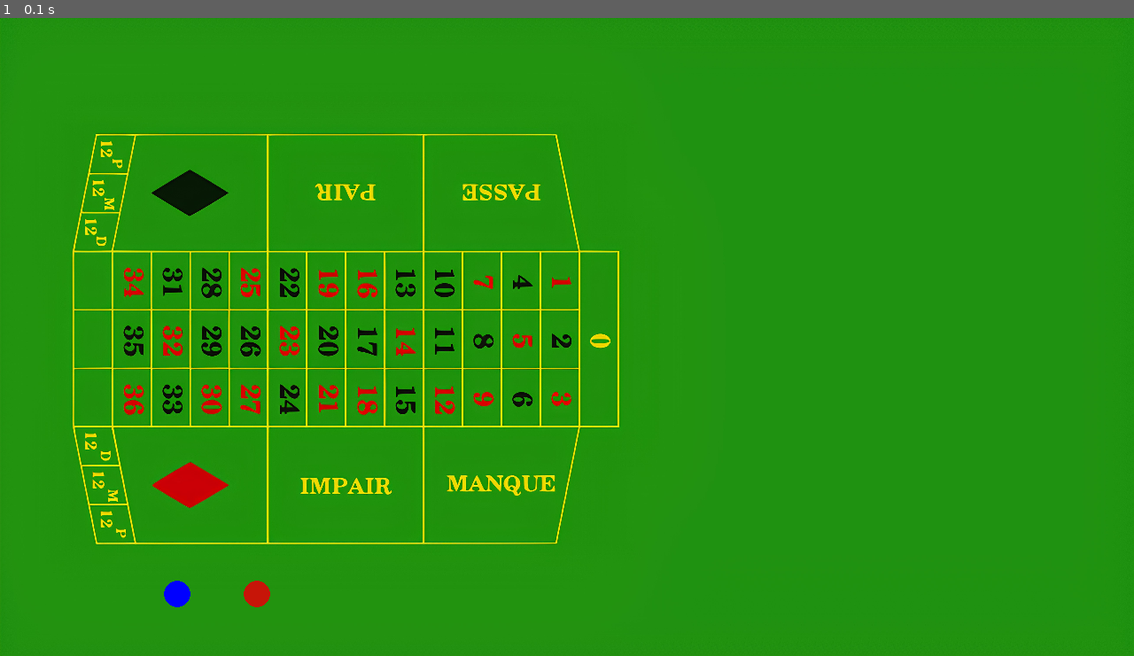
Above: before the commit, frame 1.
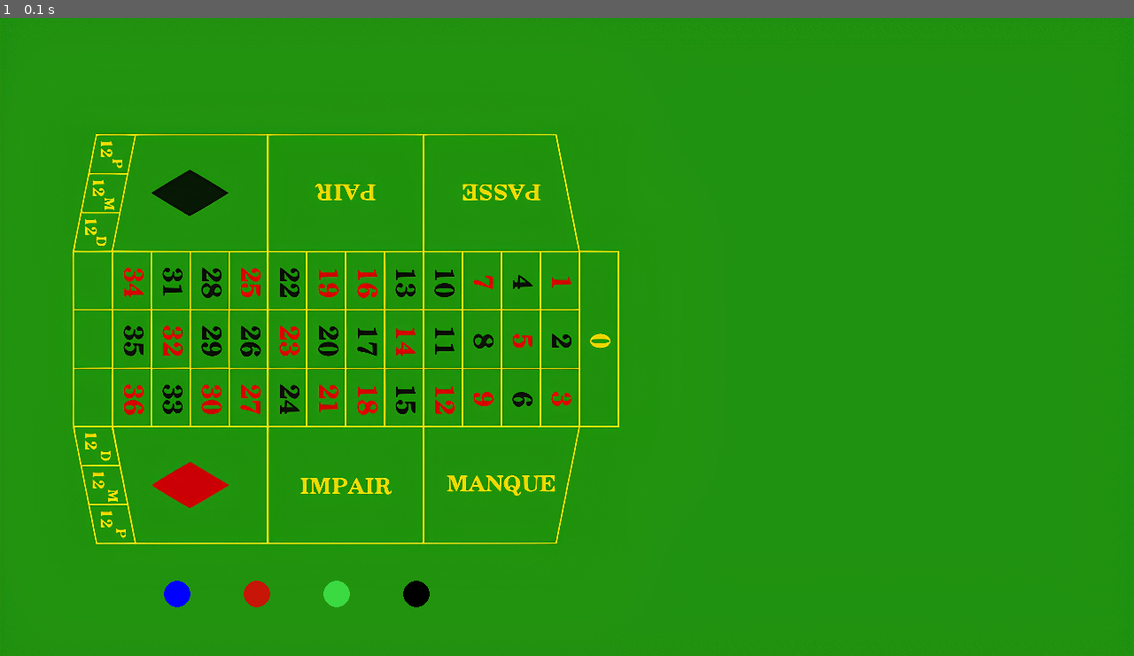
Above: after the commit, the same moment.

Repository: nelledge/roulette
Game: pygame game, started from main_visuel.py
Same seed, same stepped clock (60 frames per second), same inputs: the game is played once before the commit and once after it.
Inputs:
- Up to frame 1 (0.1 s): no input

The runs differ from the first frame. In frame 1, 0.1% of the frame differs, in the area x 28-38%, y 88-93%.

Commit message:
making all the button change berween white and the couor

Diff:
--- a/funktions.py
+++ b/funktions.py
@@ -13,9 +13,26 @@
     label = fonts_outside.render(text, True, WHITE)
     screen.blit(label, (rect.x + 20, rect.y + 10))
 
-def draw_chips(center, radius, colur):
-    pygame.draw.circle(screen, colur, center, radius)
+def draw_chips(entety, radius, sreen_input):
+    center = (entety[0], entety[1])
+    if entety[4] == False:
+        colur = entety[2]
+        pygame.draw.circle(screen, colur, center, radius)
+    else:
+        colur = entety[3]
+        pygame.draw.circle(screen, colur, center, radius)
     # font_chip = pygame.font.SysFont(None, 36)
     # text_surface = fonts_outside_chip.render(button_text, True, WHITE)
     # text_rect = text_surface.get_rect(center=center)
     # screen.blit(text_surface, text_rect)
+
+def distens_to_sircle (entety, mouse_x, mouse_y):
+    distance = ((mouse_x - entety[0]) ** 2 +
+            (mouse_y - entety[1]) ** 2) ** 0.5
+    return distance
+
+def checking_true_fals_chip (entety):
+    if entety[4] == False:
+        return True
+    else:
+        return False
--- a/main_visuel.py
+++ b/main_visuel.py
@@ -23,6 +23,7 @@
 DARK_GREEN = (42, 94, 36)
 DARKGRAY = (120, 120, 120)
 GREEN = (0, 200, 0)
+LIGHT_GREEN = (59, 217, 66)
 BLUE = (0, 0, 255)
 BLACK = (0, 0, 0)
 RED = (199, 21, 8)
@@ -31,9 +32,11 @@
 fonts_outside = pygame.font.SysFont(None, 40)
 
 #Chip Fariablen
-blue_chip_coordinates = (200, 650)
-red_chip_coordinates = (290, 650)
-black_chip_coordinates = (290, 650)
+# x , y , 1 Color , 2 Color , True or False if Clicked
+blue_chip_coordinates_color = [200, 650, BLUE, WHITE, False]
+red_chip_coordinates_color = [290, 650, RED, WHITE, False]
+green_chip_coordinates_color = [380, 650, LIGHT_GREEN, WHITE, False]
+black_chip_coordinates_color = [470, 650, BLACK, WHITE, False]
 
 chip_radius = 15
 # button_text = 'Click Me!'
@@ -52,8 +55,10 @@
         screen.blit(background, (0,0))
 
         #Drawing the objekts
-        draw_chips(red_chip_coordinates, chip_radius, RED)
-        draw_chips(blue_chip_coordinates, chip_radius, BLUE)
+        draw_chips(blue_chip_coordinates_color, chip_radius, screen)
+        draw_chips(red_chip_coordinates_color, chip_radius, screen)
+        draw_chips(green_chip_coordinates_color, chip_radius, screen)
+        draw_chips(black_chip_coordinates_color, chip_radius, screen)
 
         # draw_rect_with_text(manque, "Manque", mouse_pos)
         # draw_rect_with_text(passe, "Passe", mouse_pos)
@@ -70,11 +75,22 @@
                     print("Button 1 clicked!")
 
                 mouse_x, mouse_y = event.pos
-                distance = ((mouse_x - red_chip_coordinates[0]) ** 2 +
-                            (mouse_y - red_chip_coordinates[1]) ** 2) ** 0.5
 
-                if distance <= chip_radius:
-                    print('Button clicked!')
+                if distens_to_sircle(blue_chip_coordinates_color, mouse_x, mouse_y) <= chip_radius:
+                    print('Blue Chip clicked!')
+                    blue_chip_coordinates_color[4] = checking_true_fals_chip(blue_chip_coordinates_color)
+
+                if distens_to_sircle(red_chip_coordinates_color, mouse_x, mouse_y) <= chip_radius:
+                    print('Red Chip clicked!')
+                    red_chip_coordinates_color[4] = checking_true_fals_chip(red_chip_coordinates_color)
+
+                if distens_to_sircle(green_chip_coordinates_color, mouse_x, mouse_y) <= chip_radius:
+                    print('Red Chip clicked!')
+                    green_chip_coordinates_color[4] = checking_true_fals_chip(green_chip_coordinates_color)
+
+                if distens_to_sircle(black_chip_coordinates_color, mouse_x, mouse_y) <= chip_radius:
+                    print('Red Chip clicked!')
+                    black_chip_coordinates_color[4] = checking_true_fals_chip(black_chip_coordinates_color)
 
         #Displaying everthing at the end
         pygame.display.flip()
